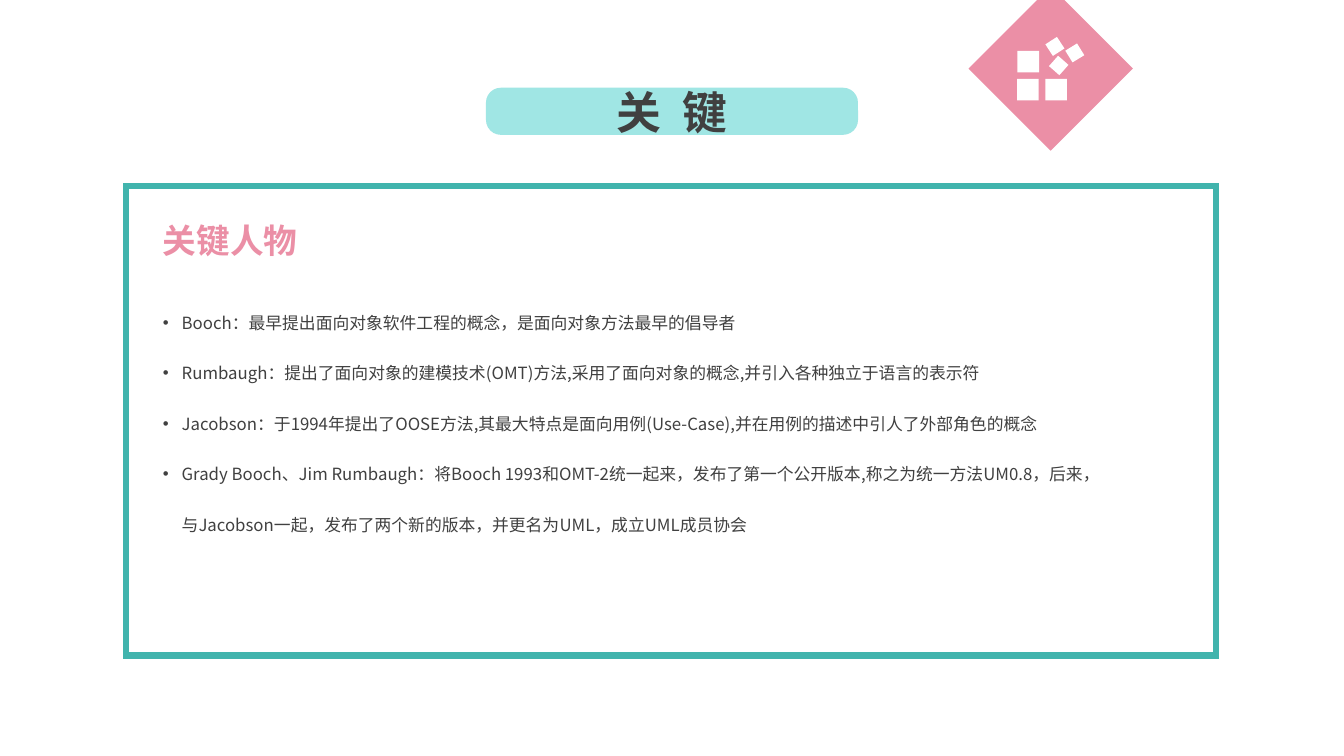
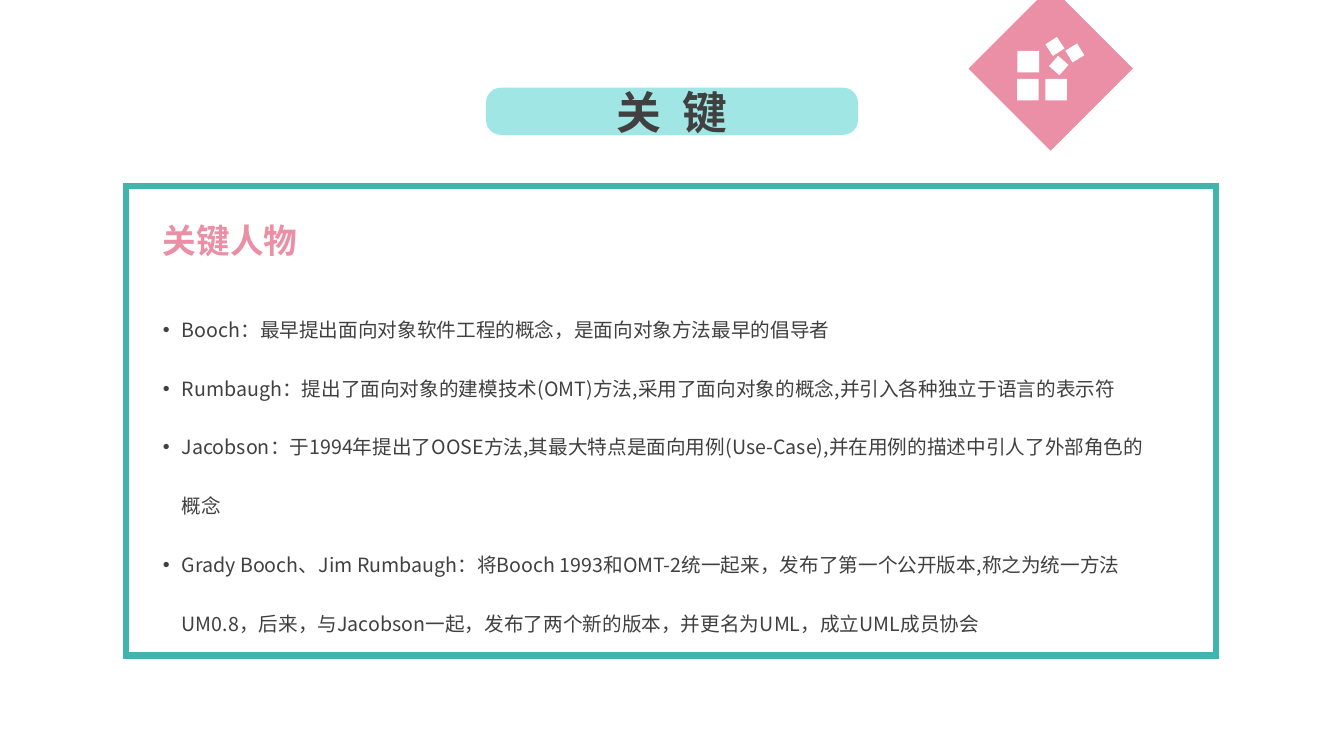
Before and after one commit to lenovo-wu/G016ZUCC-SRA2022, a slide deck: slide 8 of 翻转课堂/翻转课堂.pptx. Drawn at 1344x756 pixels with LibreOffice and Linux fonts; fonts in the diff are those of the drawing; background and template pictures are left out. Boxes give left, top, right and bottom in pixels: in the first picture for what was removed or moved away, otherwise in the second. Text is boxed around its words. In the diff, an @@ line names an element or a change of style, - is before the commit and + after.

```diff
--- a/翻转课堂/翻转课堂.pptx
+++ b/翻转课堂/翻转课堂.pptx
@@ text "Booch：最早提出面向对象软件工程的概念，是面向对象方法最早的倡导者" at [182,320,1143,633]: size 12 to 14 pt @@
```
Also in this commit, not shown: 5 other slides changed, 1 slide added.
